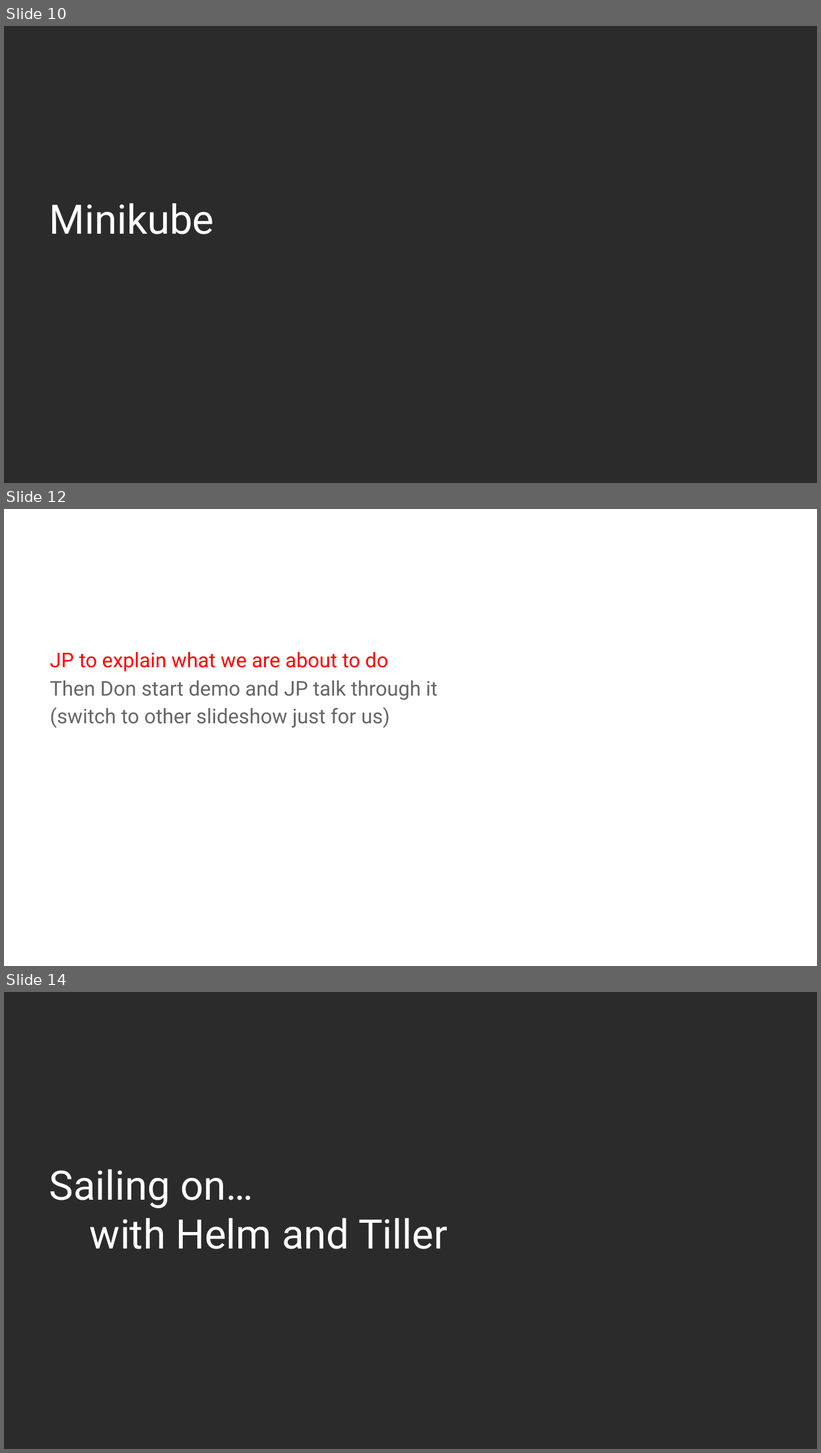
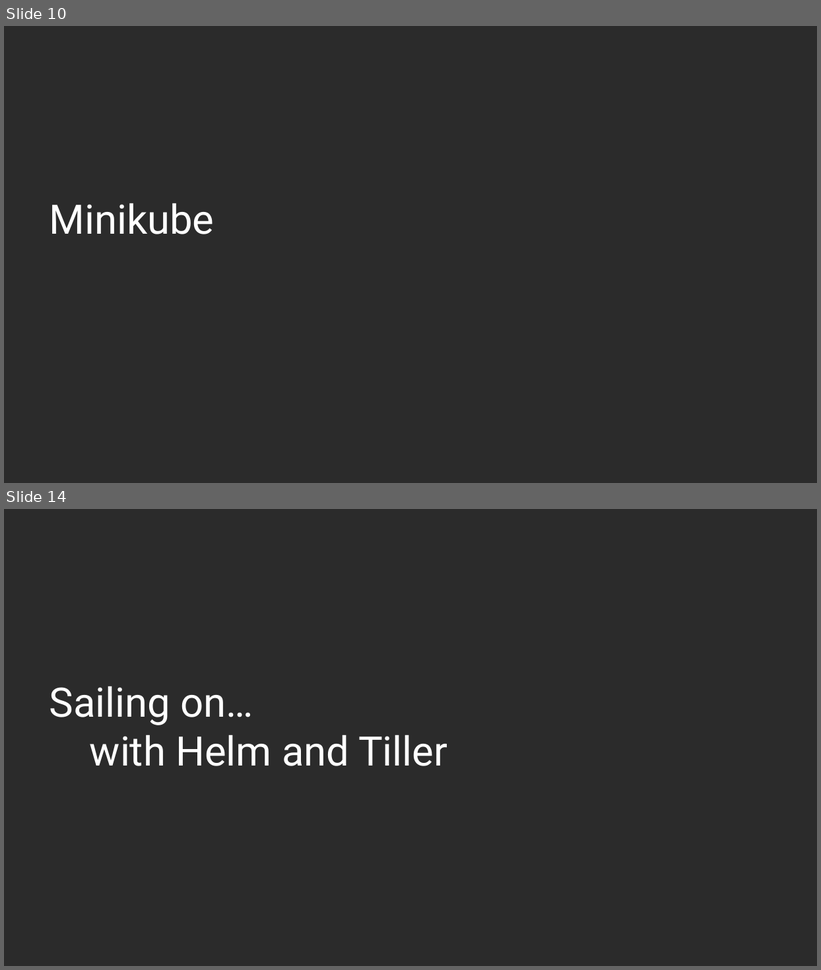
Before and after one commit to AutomatedIT/presentations, a slide deck: KubernetesMinikubeHelm_1.pptx. Shown one above the other, each under a label of ours: slides 10, 12 and 14 before the commit, slides 10 and 14 after it; the slides between them are not shown. The pictures are 821x1453 and 821x970 pixels, drawn with LibreOffice and Linux fonts; fonts in the diff are those of the drawing; background and template pictures are left out; a plain dark background stands for a picture behind light text. Boxes give left, top, right and bottom in pixels: in the first picture for what was removed or moved away, otherwise in the second. Text is boxed around its words. In the diff, an @@ line names an element or a change of style, - is before the commit and + after.

```diff
--- a/KubernetesMinikubeHelm_1.pptx
+++ b/KubernetesMinikubeHelm_1.pptx
@@ slide 12 removed at (4, 509, 817, 966), background picture (left out) @@
@@ title removed at (32, 535, 789, 586) @@
-My First Cluster
@@ text removed at (50, 652, 438, 728) @@
-JP to explain what we are about to do
-Then Don start demo and JP talk through it
-(switch to other slideshow just for us)
```
Also in this commit, not shown: 8 slides changed, 5 slides added, 3 other slides removed, 3 other files.
